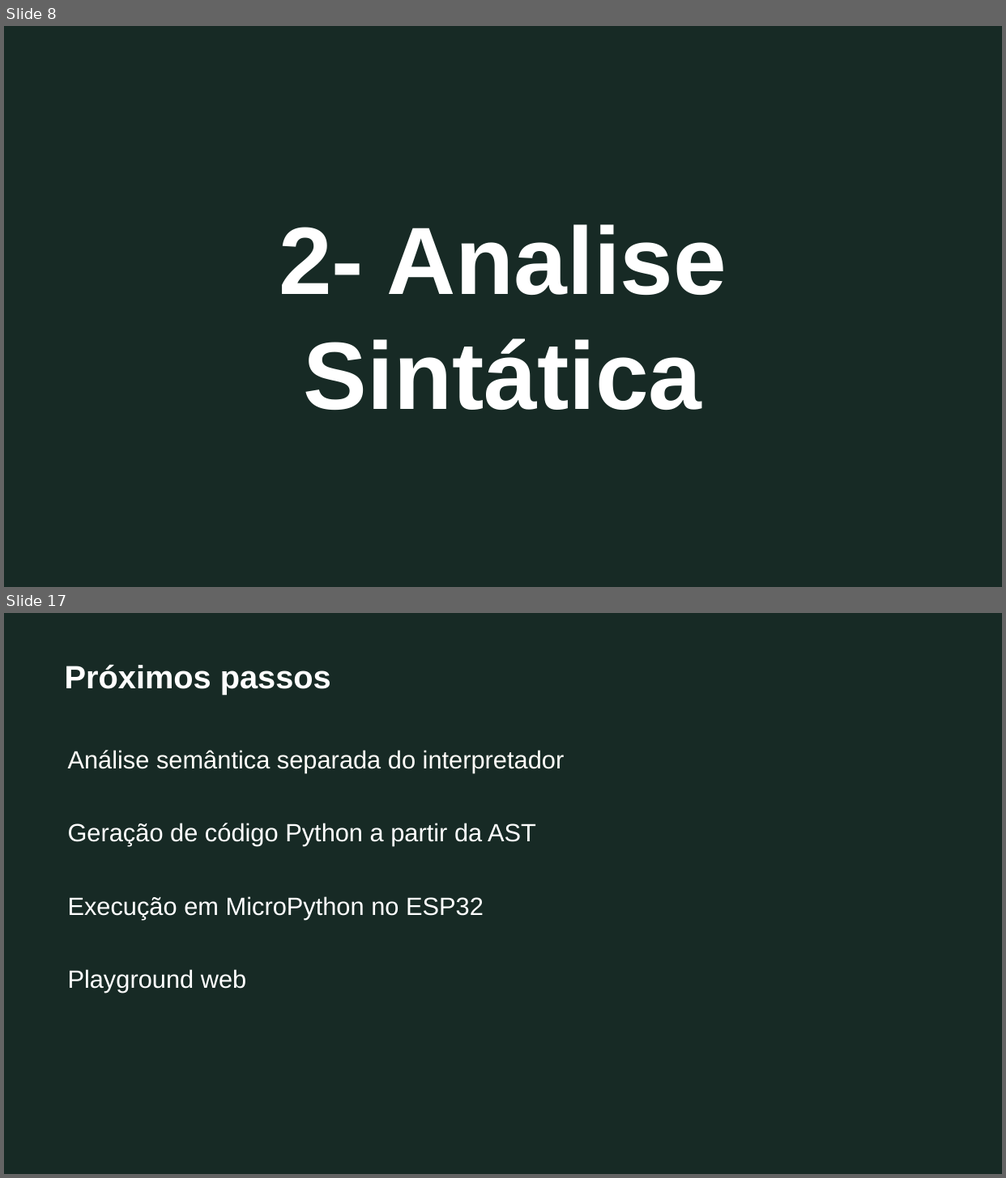
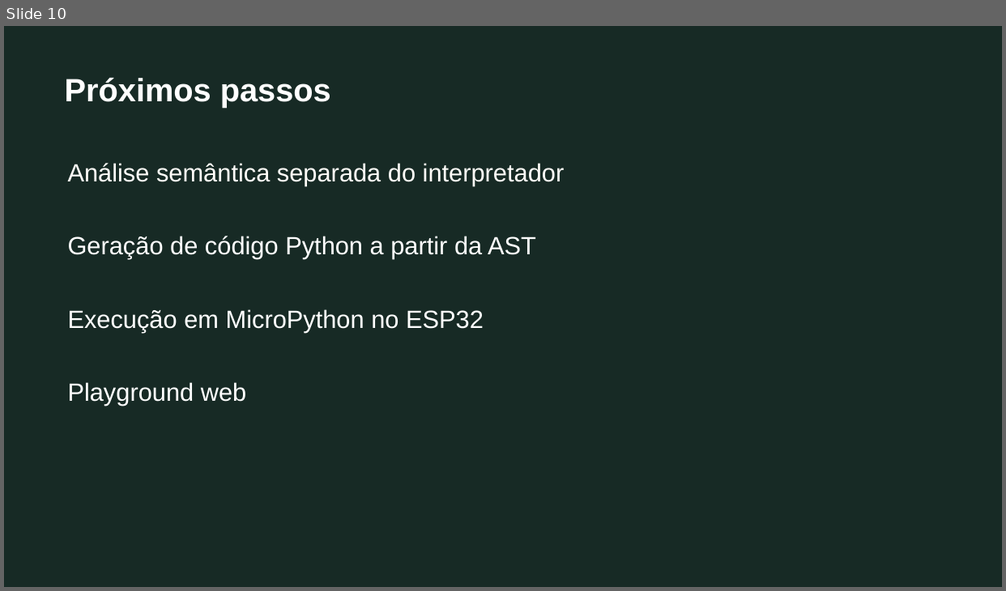
Before and after one commit to fernandomcrsilva/grove-language, a slide deck: docs/grove-compiladores.pptx. Shown one above the other, each under a label of ours: slides 8 and 17 before the commit, slide 10 after it; the slides between them are not shown. The pictures are 1006x1178 and 1006x591 pixels, drawn with LibreOffice and Linux fonts; fonts in the diff are those of the drawing. Boxes give left, top, right and bottom in pixels: in the first picture for what was removed or moved away, otherwise in the second. Text is boxed around its words. In the diff, an @@ line names an element or a change of style, - is before the commit and + after.

```diff
--- a/docs/grove-compiladores.pptx
+++ b/docs/grove-compiladores.pptx
@@ slide 8 removed at box(4, 26, 1002, 587), background #172A25 @@
@@ text removed at box(279, 224, 727, 410) @@
-2- Analise Sintática
@@ what was slide 17 is now slide 10 @@
```
Also in this commit, not shown: 1 slide changed, 6 slides added, 12 other slides removed.
